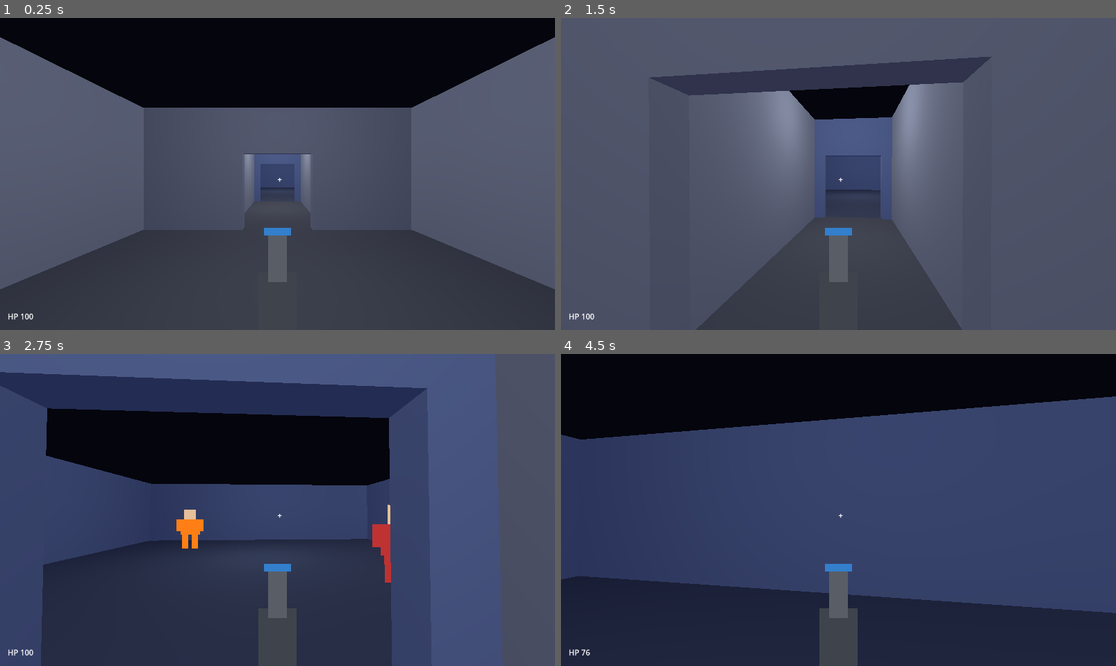
Above: before the commit, frames 1-4 (two rows, left to right).
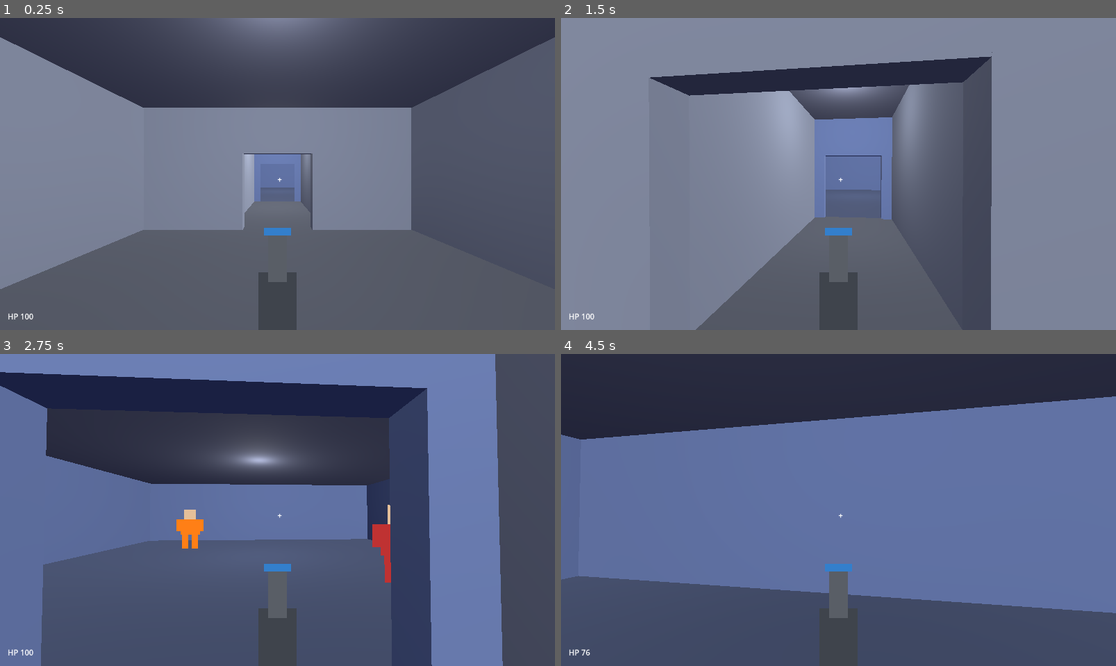
Above: after the commit, the same moments.

Repository: r-melvin/boots-on-wings-out
Game: Godot game, scene res://scenes/world/world.tscn
The game is run twice, just before and just after one commit, with the same random seed, the same clock (stepped at 60 frames per second) and the same inputs. Before the commit the project starts from res://scenes/station/station.tscn.
Inputs (mouse positions are in pixels of both pictures, inside the frame that each line leads up to):
- Up to frame 1 (0.25 s): no input
- Up to frame 2 (1.5 s): tap Enter at 0.5 s; move the mouse to (866, 174) at 0.52 s; hold W (move_forward) from 0.53 s (still down); tap E (interact) at 0.6 s; click (866, 174) at 0.67 s; move the mouse to (810, 174) at 1.27 s; click (810, 174) at 1.35 s
- Up to frame 3 (2.75 s): keep holding W (move_forward); tap E (interact) at 1.55, 2.1 s; move the mouse to (288, 503) at 2.02 s; click (288, 503) at 2.17 s
- Up to frame 4 (4.5 s): keep holding W (move_forward); move the mouse to (832, 516) at 2.77 s; tap Shift (sprint) at 2.85 s; click (832, 516) at 2.92 s; tap E (interact) at 3.05, 3.6 s; move the mouse to (877, 513) at 3.52 s; click (877, 513) at 3.67 s; move the mouse to (794, 506) at 4.27 s; click (794, 506) at 4.35 s

The runs differ from the first frame. In frame 1, 82% of the frame differs, in the area x 0-100%, y 0-100%; in frame 2, 82%; in frame 3, 73%; in frame 4, 98%.

Commit message:
feat: merge station and space into one seamless world scene
Co-Authored-By: Claude Fable 5 <noreply@anthropic.com>

Diff:
--- a/project.godot
+++ b/project.godot
@@ -11,7 +11,7 @@
 [application]
 
 config/name="Boots On, Wings Out"
-run/main_scene="res://scenes/station/station.tscn"
+run/main_scene="res://scenes/world/world.tscn"
 config/features=PackedStringArray("4.6", "Forward Plus")
 config/icon="res://icon.svg"
 
--- a/scenes/flight/space_flight.gd
+++ /dev/null
@@ -1,108 +0,0 @@
-extends Node3D
-
-const PlayerShipScript := preload("res://scenes/flight/player_ship.gd")
-const FlightHudScript := preload("res://scenes/flight/flight_hud.gd")
-const TexLoaderScript := preload("res://scripts/tex_loader.gd")
-const EnemyFighterScript := preload("res://scenes/flight/enemy_fighter.gd")
-
-const LANDING_SPEED_MAX := 8.0
-const BOUNDS_RADIUS := 4000.0
-
-var ship: CharacterBody3D
-var hud: CanvasLayer
-var pad_area: Area3D
-
-func _ready() -> void:
-	_environment()
-	_station_exterior()
-	_spawn_ship()
-	hud = FlightHudScript.new()
-	hud.setup(ship)
-	add_child(hud)
-	_spawn_fighters()
-
-func _environment() -> void:
-	var sky_mat := PanoramaSkyMaterial.new()
-	sky_mat.panorama = TexLoaderScript.get_tex("res://assets/sprites/starfield.png")
-	var sky := Sky.new()
-	sky.sky_material = sky_mat
-	var env := Environment.new()
-	env.background_mode = Environment.BG_SKY
-	env.sky = sky
-	env.ambient_light_source = Environment.AMBIENT_SOURCE_COLOR
-	env.ambient_light_color = Color(0.25, 0.25, 0.35)
-	env.ambient_light_energy = 1.0
-	var we := WorldEnvironment.new()
-	we.environment = env
-	add_child(we)
-	var sun := DirectionalLight3D.new()
-	sun.rotation_degrees = Vector3(-35, 40, 0)
-	sun.light_energy = 1.2
-	add_child(sun)
-
-func _station_exterior() -> void:
-	_big_box(Vector3(0, 0, 0), Vector3(60, 20, 60), Color(0.4, 0.42, 0.5))    # main hull
-	_big_box(Vector3(0, 11, 0), Vector3(20, 2, 20), Color(0.6, 0.6, 0.3))     # landing pad
-	_big_box(Vector3(35, 5, 0), Vector3(10, 30, 10), Color(0.35, 0.37, 0.45)) # tower
-	pad_area = Area3D.new()
-	var col := CollisionShape3D.new()
-	var shape := BoxShape3D.new()
-	shape.size = Vector3(18, 8, 18)
-	col.shape = shape
-	pad_area.add_child(col)
-	pad_area.position = Vector3(0, 16, 0)
-	add_child(pad_area)
-
-func _spawn_ship() -> void:
-	ship = PlayerShipScript.new()
-	ship.position = Vector3(0, 15, 60)
-	add_child(ship)
-	ship.look_at(Vector3(0, 15, 500))
-
-func _physics_process(delta: float) -> void:
-	_check_landing()
-	_check_bounds(delta)
-
-func _check_landing() -> void:
-	if Input.mouse_mode != Input.MOUSE_MODE_CAPTURED:
-		hud.hide_prompt()
-		return
-	var can_land: bool = pad_area.overlaps_body(ship) \
-		and ship.velocity.length() < LANDING_SPEED_MAX
-	if can_land:
-		hud.show_prompt("[E] Land")
-		if Input.is_action_just_pressed("interact"):
-			Quips.say("Boots on.")
-			GameState.land()
-	else:
-		hud.hide_prompt()
-
-func _check_bounds(delta: float) -> void:
-	var out := ship.global_position.length() > BOUNDS_RADIUS
-	hud.set_warning(out)
-	if out:
-		ship.velocity -= ship.global_position.normalized() * 120.0 * delta
-
-func _big_box(pos: Vector3, size: Vector3, color: Color) -> void:
-	var mesh := MeshInstance3D.new()
-	var bm := BoxMesh.new()
-	bm.size = size
-	var mat := StandardMaterial3D.new()
-	mat.albedo_color = color
-	bm.material = mat
-	mesh.mesh = bm
-	mesh.position = pos
-	var body := StaticBody3D.new()
-	var col := CollisionShape3D.new()
-	var shape := BoxShape3D.new()
-	shape.size = size
-	col.shape = shape
-	body.add_child(col)
-	mesh.add_child(body)
-	add_child(mesh)
-
-func _spawn_fighters() -> void:
-	for pos in [Vector3(300, 60, -250), Vector3(-280, -40, -350), Vector3(150, -80, -450)]:
-		var f = EnemyFighterScript.new()
-		f.position = pos
-		add_child(f)
--- a/scenes/flight/space_flight.tscn
+++ /dev/null
@@ -1,6 +0,0 @@
-[gd_scene load_steps=2 format=3]
-
-[ext_resource type="Script" path="res://scenes/flight/space_flight.gd" id="1_flight"]
-
-[node name="SpaceFlight" type="Node3D"]
-script = ExtResource("1_flight")
--- a/scenes/station/cockpit_seat.gd
+++ /dev/null
@@ -1,27 +0,0 @@
-extends StaticBody3D
-
-var prompt_name := "Activate cockpit"
-
-func _ready() -> void:
-	add_to_group("interactable")
-	var col := CollisionShape3D.new()
-	var shape := BoxShape3D.new()
-	shape.size = Vector3(0.8, 0.9, 0.8)
-	col.shape = shape
-	col.position.y = 0.45
-	add_child(col)
-	var mesh := MeshInstance3D.new()
-	var bm := BoxMesh.new()
-	bm.size = Vector3(0.8, 0.9, 0.8)
-	var mat := StandardMaterial3D.new()
-	mat.albedo_color = Color(0.2, 0.6, 0.9)
-	mat.emission_enabled = true
-	mat.emission = Color(0.1, 0.3, 0.5)
-	bm.material = mat
-	mesh.mesh = bm
-	mesh.position.y = 0.45
-	add_child(mesh)
-
-func interact() -> void:
-	Quips.say("Wings out, baby.")
-	GameState.enter_flight()
--- a/scenes/station/station.gd
+++ /dev/null
@@ -1,173 +0,0 @@
-extends Node3D
-
-const FpsPlayerScript := preload("res://scenes/player/fps_player.gd")
-const CockpitSeatScript := preload("res://scenes/station/cockpit_seat.gd")
-const GruntScript := preload("res://scenes/enemies/grunt.gd")
-
-const WALL_H := 3.5
-const WALL_T := 0.3
-const DOOR_W := 2.0
-const DOOR_H := 2.2
-const SPAWN_POINT := Vector3(0, 0.1, 2)
-const COCKPIT_SPAWN := Vector3(26, 0.1, -17)
-
-func _ready() -> void:
-	_environment()
-	_layout()
-	_ship()
-	_lights()
-	_navmesh()
-	_kill_plane()
-	_spawn_player()
-	_spawn_grunts()
-
-func _environment() -> void:
-	var env := Environment.new()
-	env.background_mode = Environment.BG_COLOR
-	env.background_color = Color(0.02, 0.02, 0.05)
-	env.ambient_light_source = Environment.AMBIENT_SOURCE_COLOR
-	env.ambient_light_color = Color(0.45, 0.45, 0.55)
-	env.ambient_light_energy = 1.0
-	var we := WorldEnvironment.new()
-	we.environment = env
-	add_child(we)
-
-func _layout() -> void:
-	var grey := Color(0.45, 0.48, 0.55)
-	var blue := Color(0.35, 0.42, 0.6)
-	var rust := Color(0.55, 0.4, 0.35)
-	_room(Vector2(0, 0), Vector2(8, 8), grey, ["n"])          # spawn room
-	_corridor(Vector2(0, -7), Vector2(3, 6), grey)            # north corridor
-	_room(Vector2(0, -16), Vector2(14, 12), blue, ["s", "e"]) # combat room
-	_corridor(Vector2(10.5, -16), Vector2(7, 3), grey)        # east corridor
-	_room(Vector2(24, -16), Vector2(20, 18), rust, ["w"])     # hangar
-
-func _ship() -> void:
-	var hull := Color(0.7, 0.7, 0.75)
-	# ship shell inside the hangar, rear (south, +z) open; walk in at z=-12
-	_box(Vector3(23.5, 1.25, -16), Vector3(0.3, 2.5, 8), hull)   # west wall
-	_box(Vector3(28.5, 1.25, -16), Vector3(0.3, 2.5, 8), hull)   # east wall
-	_box(Vector3(26, 2.65, -16), Vector3(5.6, 0.3, 8), hull)     # roof
-	_box(Vector3(26, 1.25, -20), Vector3(5, 2.5, 0.3), hull)     # front wall
-	var seat = CockpitSeatScript.new()
-	seat.position = Vector3(26, 0, -19)
-	add_child(seat)
-
-func _lights() -> void:
-	for pos in [Vector3(0, 3, 0), Vector3(0, 3, -7), Vector3(0, 3, -16),
-			Vector3(10.5, 3, -16), Vector3(20, 3, -12), Vector3(28, 3, -20)]:
-		var light := OmniLight3D.new()
-		light.position = pos
-		light.omni_range = 14.0
-		light.light_energy = 1.2
-		add_child(light)
-
-func _navmesh() -> void:
-	var region := NavigationRegion3D.new()
-	var navmesh := NavigationMesh.new()
-	navmesh.geometry_parsed_geometry_type = NavigationMesh.PARSED_GEOMETRY_MESH_INSTANCES
-	navmesh.geometry_source_geometry_mode = NavigationMesh.SOURCE_GEOMETRY_GROUPS_EXPLICIT
-	navmesh.geometry_source_group_name = "navsource"
-	navmesh.agent_radius = 0.5
-	region.navigation_mesh = navmesh
-	add_child(region)
-	region.bake_navigation_mesh.call_deferred()
-
-func _kill_plane() -> void:
-	var area := Area3D.new()
-	var col := CollisionShape3D.new()
-	var shape := BoxShape3D.new()
-	shape.size = Vector3(300, 2, 300)
-	col.shape = shape
-	area.add_child(col)
-	area.position = Vector3(0, -10, 0)
-	area.body_entered.connect(_on_kill_plane)
-	add_child(area)
-
-func _on_kill_plane(body: Node3D) -> void:
-	if body.is_in_group("player"):
-		GameState.damage_player(9999)
-
-func _spawn_grunts() -> void:
-	var placements := [
-		["grunt_b1", Vector3(-3, 0.1, -18)],
-		["grunt_b2", Vector3(3, 0.1, -13)],
-		["grunt_h1", Vector3(20, 0.1, -10)],
-	]
-	for p in placements:
-		if GameState.is_cleared(p[0]):
-			continue
-		var g = GruntScript.new()
-		g.enemy_id = p[0]
-		g.position = p[1]
-		add_child(g)
-
-func _spawn_player() -> void:
-	var player = FpsPlayerScript.new()
-	player.position = COCKPIT_SPAWN if GameState.spawn_at_cockpit else SPAWN_POINT
-	add_child(player)
-	if GameState.spawn_at_cockpit:
-		player.rotation.y = PI  # face the ship's open rear
-	GameState.spawn_at_cockpit = false
-	if GameState.just_died:
-		GameState.just_died = false
-		Quips.say("Walk it off.")
-
-# --- geometry helpers ---
-
-func _room(center: Vector2, size: Vector2, color: Color, doors: Array) -> void:
-	_floor_box(center, size, color.darkened(0.4))
-	var hx := size.x / 2.0
-	var hz := size.y / 2.0
-	_wall(Vector3(center.x, 0, center.y - hz), size.x, true, color, doors.has("n"))
-	_wall(Vector3(center.x, 0, center.y + hz), size.x, true, color, doors.has("s"))
-	_wall(Vector3(center.x - hx, 0, center.y), size.y, false, color, doors.has("w"))
-	_wall(Vector3(center.x + hx, 0, center.y), size.y, false, color, doors.has("e"))
-
-func _corridor(center: Vector2, size: Vector2, color: Color) -> void:
-	# corridors draw only side walls; the rooms they join own the door walls
-	_floor_box(center, size, color.darkened(0.4))
-	if size.x < size.y:
-		_wall(Vector3(center.x - size.x / 2.0, 0, center.y), size.y, false, color, false)
-		_wall(Vector3(center.x + size.x / 2.0, 0, center.y), size.y, false, color, false)
-	else:
-		_wall(Vector3(center.x, 0, center.y - size.y / 2.0), size.x, true, color, false)
-		_wall(Vector3(center.x, 0, center.y + size.y / 2.0), size.x, true, color, false)
-
-func _floor_box(center: Vector2, size: Vector2, color: Color) -> void:
-	var m := _box(Vector3(center.x, -0.15, center.y), Vector3(size.x, 0.3, size.y), color)
-	m.add_to_group("navsource")
-
-func _wall(base: Vector3, length: float, along_x: bool, color: Color, door: bool) -> void:
-	if not door:
-		_wall_seg(base, length, along_x, WALL_H / 2.0, WALL_H, color)
-		return
-	var seg := (length - DOOR_W) / 2.0
-	var off := (DOOR_W + seg) / 2.0
-	var axis := Vector3(1, 0, 0) if along_x else Vector3(0, 0, 1)
-	_wall_seg(base + axis * off, seg, along_x, WALL_H / 2.0, WALL_H, color)
-	_wall_seg(base - axis * off, seg, along_x, WALL_H / 2.0, WALL_H, color)
-	_wall_seg(base, DOOR_W, along_x, DOOR_H + (WALL_H - DOOR_H) / 2.0, WALL_H - DOOR_H, color)
-
-func _wall_seg(base: Vector3, length: float, along_x: bool, y_center: float, height: float, color: Color) -> void:
-	var size := Vector3(length, height, WALL_T) if along_x else Vector3(WALL_T, height, length)
-	_box(base + Vector3(0, y_center, 0), size, color)
-
-func _box(pos: Vector3, size: Vector3, color: Color) -> MeshInstance3D:
-	var mesh := MeshInstance3D.new()
-	var bm := BoxMesh.new()
-	bm.size = size
-	var mat := StandardMaterial3D.new()
-	mat.albedo_color = color
-	bm.material = mat
-	mesh.mesh = bm
-	mesh.position = pos
-	var body := StaticBody3D.new()
-	var col := CollisionShape3D.new()
-	var shape := BoxShape3D.new()
-	shape.size = size
-	col.shape = shape
-	body.add_child(col)
-	mesh.add_child(body)
-	add_child(mesh)
-	return mesh
--- a/scenes/station/station.tscn
+++ /dev/null
@@ -1,6 +0,0 @@
-[gd_scene load_steps=2 format=3]
-
-[ext_resource type="Script" path="res://scenes/station/station.gd" id="1_station"]
-
-[node name="Station" type="Node3D"]
-script = ExtResource("1_station")
--- /dev/null
+++ b/scenes/world/world.gd
@@ -0,0 +1,274 @@
+extends Node3D
+
+const FpsPlayerScript := preload("res://scenes/player/fps_player.gd")
+const PlayerShipScript := preload("res://scenes/flight/player_ship.gd")
+const FlightHudScript := preload("res://scenes/flight/flight_hud.gd")
+const GruntScript := preload("res://scenes/enemies/grunt.gd")
+const EnemyFighterScript := preload("res://scenes/flight/enemy_fighter.gd")
+const TexLoaderScript := preload("res://scripts/tex_loader.gd")
+const FM := preload("res://scripts/flight_model.gd")
+
+const WALL_H := 3.5
+const WALL_T := 0.3
+const DOOR_W := 2.0
+const DOOR_H := 2.2
+const SPAWN_POINT := Vector3(0, 0.1, 2)
+const COCKPIT_SPAWN := Vector3(19, 0.1, -16)
+const SHIP_PARK := Vector3(24, 0.8, -16)
+const LANDING_SPEED_MAX := 8.0
+const BOUNDS_RADIUS := 4000.0
+
+var player: CharacterBody3D
+var ship: CharacterBody3D
+var flight_hud: CanvasLayer
+var landing_zone: Area3D
+
+func _ready() -> void:
+	_environment()
+	_layout()
+	_hull_shell()
+	_lights()
+	_navmesh()
+	_kill_plane()
+	_landing_zone()
+	_spawn_ship()
+	_spawn_player()
+	_spawn_grunts()
+	_spawn_fighters()
+	flight_hud = FlightHudScript.new()
+	flight_hud.setup(ship)
+	flight_hud.visible = false
+	add_child(flight_hud)
+
+func _environment() -> void:
+	var sky_mat := PanoramaSkyMaterial.new()
+	sky_mat.panorama = TexLoaderScript.get_tex("res://assets/sprites/starfield.png")
+	var sky := Sky.new()
+	sky.sky_material = sky_mat
+	var env := Environment.new()
+	env.background_mode = Environment.BG_SKY
+	env.sky = sky
+	env.ambient_light_source = Environment.AMBIENT_SOURCE_COLOR
+	env.ambient_light_color = Color(0.35, 0.35, 0.45)
+	env.ambient_light_energy = 1.0
+	var we := WorldEnvironment.new()
+	we.environment = env
+	add_child(we)
+	var sun := DirectionalLight3D.new()
+	sun.rotation_degrees = Vector3(-35, 40, 0)
+	sun.light_energy = 1.2
+	add_child(sun)
+
+func _layout() -> void:
+	var grey := Color(0.45, 0.48, 0.55)
+	var blue := Color(0.35, 0.42, 0.6)
+	var rust := Color(0.55, 0.4, 0.35)
+	_room(Vector2(0, 0), Vector2(8, 8), grey, ["n"])           # spawn room
+	_corridor(Vector2(0, -7), Vector2(3, 6), grey)             # north corridor
+	_room(Vector2(0, -16), Vector2(14, 12), blue, ["s", "e"])  # combat room
+	_corridor(Vector2(10.5, -16), Vector2(7, 3), grey)         # east corridor
+	_room(Vector2(24, -16), Vector2(20, 18), rust, ["w", "-e"]) # hangar, east open to space
+
+func _hull_shell() -> void:
+	var hull := Color(0.4, 0.42, 0.5)
+	_box(Vector3(12.5, -1.3, -10), Vector3(47, 2, 38), hull)    # floor slab
+	_box(Vector3(12.5, 4.25, -10), Vector3(47, 1.5, 38), hull)  # roof slab
+	_box(Vector3(12.5, 1.35, -28.5), Vector3(47, 7.3, 1), hull) # north wall
+	_box(Vector3(12.5, 1.35, 8.5), Vector3(47, 7.3, 1), hull)   # south wall
+	_box(Vector3(-10.5, 1.35, -10), Vector3(1, 7.3, 38), hull)  # west wall
+	# east wall with hangar opening (z -21..-11, y 0..3.5)
+	_box(Vector3(35, 1.35, -25), Vector3(2, 7.3, 8), hull)      # north of opening
+	_box(Vector3(35, 1.35, -1), Vector3(2, 7.3, 20), hull)      # south of opening
+	_box(Vector3(35, 4.25, -16), Vector3(2, 1.5, 10), hull)     # lintel
+	_box(Vector3(35, -1.15, -16), Vector3(2, 2.3, 10), hull)    # sill, top flush with floor
+	_box(Vector3(45, -0.15, -16), Vector3(18, 0.3, 18), Color(0.6, 0.6, 0.3)) # landing apron
+	_box(Vector3(50, 2, 10), Vector3(10, 30, 10), Color(0.35, 0.37, 0.45))    # tower
+
+func _lights() -> void:
+	for pos in [Vector3(0, 3, 0), Vector3(0, 3, -7), Vector3(0, 3, -16),
+			Vector3(10.5, 3, -16), Vector3(20, 3, -12), Vector3(28, 3, -20)]:
+		var light := OmniLight3D.new()
+		light.position = pos
+		light.omni_range = 14.0
+		light.light_energy = 1.2
+		add_child(light)
+
+func _navmesh() -> void:
+	var region := NavigationRegion3D.new()
+	var navmesh := NavigationMesh.new()
+	navmesh.geometry_parsed_geometry_type = NavigationMesh.PARSED_GEOMETRY_MESH_INSTANCES
+	navmesh.geometry_source_geometry_mode = NavigationMesh.SOURCE_GEOMETRY_GROUPS_EXPLICIT
+	navmesh.geometry_source_group_name = "navsource"
+	navmesh.agent_radius = 0.5
+	region.navigation_mesh = navmesh
+	add_child(region)
+	region.bake_navigation_mesh.call_deferred()
+
+func _kill_plane() -> void:
+	var area := Area3D.new()
+	var col := CollisionShape3D.new()
+	var shape := BoxShape3D.new()
+	shape.size = Vector3(300, 2, 300)
+	col.shape = shape
+	area.add_child(col)
+	area.position = Vector3(0, -10, 0)
+	area.body_entered.connect(_on_kill_plane)
+	add_child(area)
+
+func _on_kill_plane(body: Node3D) -> void:
+	if body.is_in_group("player"):
+		GameState.damage_player(9999)
+
+func _landing_zone() -> void:
+	landing_zone = Area3D.new()
+	var col := CollisionShape3D.new()
+	var shape := BoxShape3D.new()
+	shape.size = Vector3(40, 6, 18)
+	col.shape = shape
+	landing_zone.add_child(col)
+	landing_zone.position = Vector3(34, 2.85, -16)
+	add_child(landing_zone)
+
+func _spawn_ship() -> void:
+	ship = PlayerShipScript.new()
+	ship.position = SHIP_PARK
+	add_child(ship)
+	ship.look_at(SHIP_PARK + Vector3(1, 0, 0))
+	ship.board_requested.connect(_board_ship)
+
+func _spawn_player() -> void:
+	player = FpsPlayerScript.new()
+	player.position = COCKPIT_SPAWN if GameState.spawn_at_cockpit else SPAWN_POINT
+	add_child(player)
+	if GameState.spawn_at_cockpit:
+		player.rotation.y = -PI / 2  # face the parked ship
+	GameState.spawn_at_cockpit = false
+	if GameState.just_died:
+		GameState.just_died = false
+		Quips.say("Walk it off.")
+
+func _spawn_grunts() -> void:
+	var placements := [
+		["grunt_b1", Vector3(-3, 0.1, -18)],
+		["grunt_b2", Vector3(3, 0.1, -13)],
+		["grunt_h1", Vector3(20, 0.1, -10)],
+	]
+	for p in placements:
+		if GameState.is_cleared(p[0]):
+			continue
+		var g = GruntScript.new()
+		g.enemy_id = p[0]
+		g.position = p[1]
+		add_child(g)
+
+func _spawn_fighters() -> void:
+	for pos in [Vector3(300, 60, -250), Vector3(-280, -40, -350), Vector3(150, -80, -450)]:
+		var f = EnemyFighterScript.new()
+		f.position = pos
+		add_child(f)
+
+func _board_ship() -> void:
+	Quips.say("Wings out, baby.")
+	player.set_control_enabled(false)
+	ship.activate()
+	flight_hud.visible = true
+	GameState.enter_flight()
+
+func _exit_ship() -> void:
+	Quips.say("Boots on.")
+	ship.park()
+	var out: Vector3 = ship.global_transform.basis.z
+	out.y = 0.0
+	out = out.normalized() if out.length() > 0.3 else Vector3(0, 0, 1)
+	player.global_position = ship.global_position + out * 5.0 + Vector3(0, -0.7, 0)
+	player.set_control_enabled(true)
+	flight_hud.visible = false
+	flight_hud.hide_prompt()
+	GameState.land()
+
+func _physics_process(delta: float) -> void:
+	if ship.state != PlayerShipScript.State.ACTIVE:
+		return
+	_check_exit_prompt()
+	_check_bounds(delta)
+
+func _check_exit_prompt() -> void:
+	if Input.mouse_mode != Input.MOUSE_MODE_CAPTURED:
+		flight_hud.hide_prompt()
+		return
+	if FM.can_land(landing_zone.overlaps_body(ship), ship.velocity.length(), LANDING_SPEED_MAX):
+		flight_hud.show_prompt("[E] Exit ship")
+		if Input.is_action_just_pressed("interact"):
+			_exit_ship()
+	else:
+		flight_hud.hide_prompt()
+
+func _check_bounds(delta: float) -> void:
+	var out := ship.global_position.length() > BOUNDS_RADIUS
+	flight_hud.set_warning(out)
+	if out:
+		ship.velocity -= ship.global_position.normalized() * 120.0 * delta
+
+# --- geometry helpers ---
+
+func _room(center: Vector2, size: Vector2, color: Color, doors: Array) -> void:
+	# doors: "n"/"s"/"e"/"w" puts a doorway in that wall; "-e" etc. omits the wall.
+	_floor_box(center, size, color.darkened(0.4))
+	var hx := size.x / 2.0
+	var hz := size.y / 2.0
+	if not doors.has("-n"):
+		_wall(Vector3(center.x, 0, center.y - hz), size.x, true, color, doors.has("n"))
+	if not doors.has("-s"):
+		_wall(Vector3(center.x, 0, center.y + hz), size.x, true, color, doors.has("s"))
+	if not doors.has("-w"):
+		_wall(Vector3(center.x - hx, 0, center.y), size.y, false, color, doors.has("w"))
+	if not doors.has("-e"):
+		_wall(Vector3(center.x + hx, 0, center.y), size.y, false, color, doors.has("e"))
+
+func _corridor(center: Vector2, size: Vector2, color: Color) -> void:
+	# corridors draw only side walls; the rooms they join own the door walls
+	_floor_box(center, size, color.darkened(0.4))
+	if size.x < size.y:
+		_wall(Vector3(center.x - size.x / 2.0, 0, center.y), size.y, false, color, false)
+		_wall(Vector3(center.x + size.x / 2.0, 0, center.y), size.y, false, color, false)
+	else:
+		_wall(Vector3(center.x, 0, center.y - size.y / 2.0), size.x, true, color, false)
+		_wall(Vector3(center.x, 0, center.y + size.y / 2.0), size.x, true, color, false)
+
+func _floor_box(center: Vector2, size: Vector2, color: Color) -> void:
+	var m := _box(Vector3(center.x, -0.15, center.y), Vector3(size.x, 0.3, size.y), color)
+	m.add_to_group("navsource")
+
+func _wall(base: Vector3, length: float, along_x: bool, color: Color, door: bool) -> void:
+	if not door:
+		_wall_seg(base, length, along_x, WALL_H / 2.0, WALL_H, color)
+		return
+	var seg := (length - DOOR_W) / 2.0
+	var off := (DOOR_W + seg) / 2.0
+	var axis := Vector3(1, 0, 0) if along_x else Vector3(0, 0, 1)
+	_wall_seg(base + axis * off, seg, along_x, WALL_H / 2.0, WALL_H, color)
+	_wall_seg(base - axis * off, seg, along_x, WALL_H / 2.0, WALL_H, color)
+	_wall_seg(base, DOOR_W, along_x, DOOR_H + (WALL_H - DOOR_H) / 2.0, WALL_H - DOOR_H, color)
+
+func _wall_seg(base: Vector3, length: float, along_x: bool, y_center: float, height: float, color: Color) -> void:
+	var size := Vector3(length, height, WALL_T) if along_x else Vector3(WALL_T, height, length)
+	_box(base + Vector3(0, y_center, 0), size, color)
+
+func _box(pos: Vector3, size: Vector3, color: Color) -> MeshInstance3D:
+	var mesh := MeshInstance3D.new()
+	var bm := BoxMesh.new()
+	bm.size = size
+	var mat := StandardMaterial3D.new()
+	mat.albedo_color = color
+	bm.material = mat
+	mesh.mesh = bm
+	mesh.position = pos
+	var body := StaticBody3D.new()
+	var col := CollisionShape3D.new()
+	var shape := BoxShape3D.new()
+	shape.size = size
+	col.shape = shape
+	body.add_child(col)
+	mesh.add_child(body)
+	add_child(mesh)
+	return mesh
--- /dev/null
+++ b/scenes/world/world.tscn
@@ -0,0 +1,6 @@
+[gd_scene load_steps=2 format=3]
+
+[ext_resource type="Script" path="res://scenes/world/world.gd" id="1_world"]
+
+[node name="World" type="Node3D"]
+script = ExtResource("1_world")
Not shown, removed: scenes/flight/space_flight.gd.uid
Not shown, removed: scenes/station/cockpit_seat.gd.uid
Not shown, removed: scenes/station/station.gd.uid
